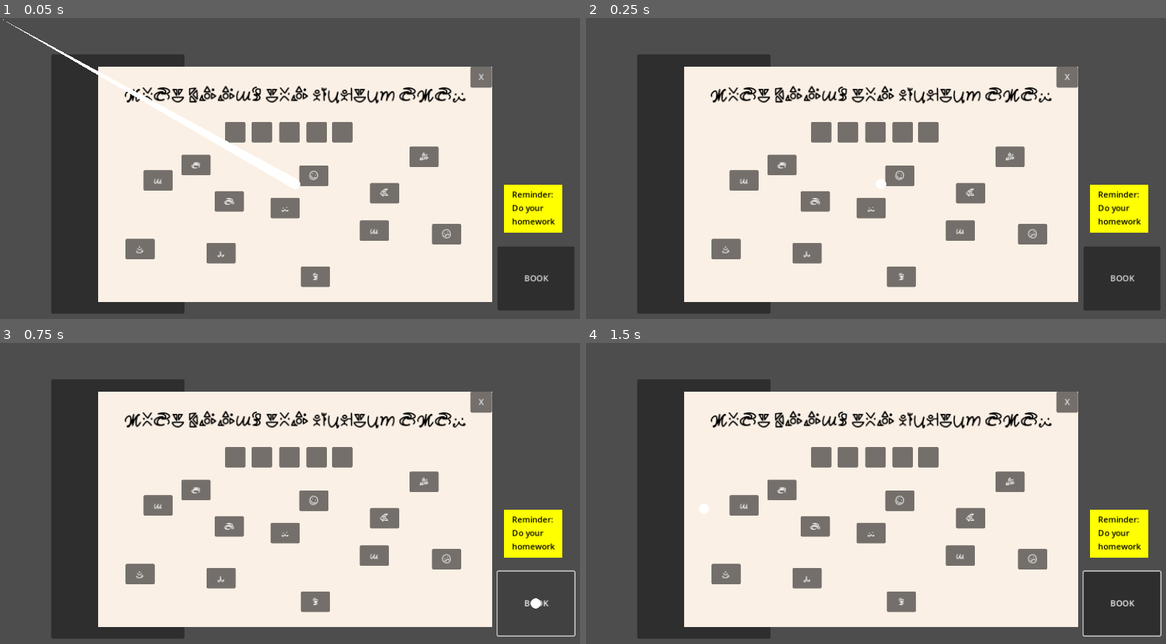
Above: before the commit, frames 1-4 (two rows, left to right).
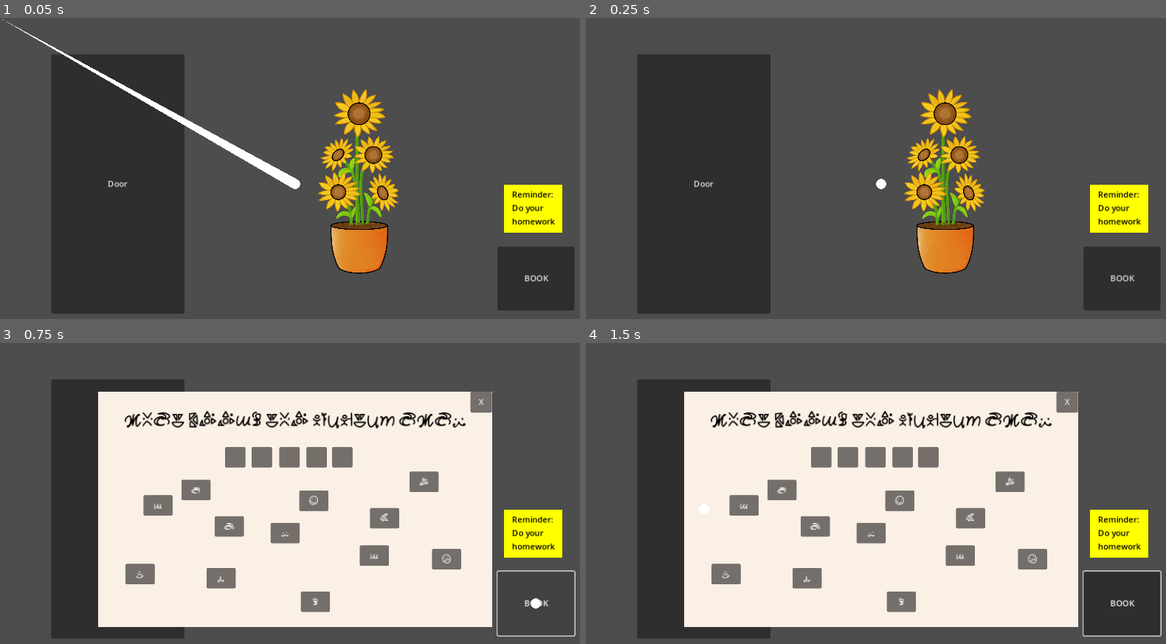
Above: after the commit, the same moments.

Repository: BoopEnthusiast/Reverie-Memory
Game: Godot game, scene res://scenes/past.tscn
Same seed, same stepped clock (60 frames per second), same inputs: the game is played once before the commit and once after it. This scene is started directly instead of the project's main scene. Sound files missing from this copy of the repository are replaced by a short silence.
Inputs:
- Up to frame 1 (0.05 s): no input
- Up to frame 2 (0.25 s): no input
- Up to frame 3 (0.75 s): click "BOOK" at 0.5 s
- Up to frame 4 (1.5 s): click "Door" at 1.25 s

The runs differ from the first frame. In frame 1, 52% of the frame differs, in the area x 16-85%, y 16-95%; in frame 2, 53%; in frame 3, nothing differs; in frame 4, nothing differs.

Commit message:
winnersssss

Diff:
--- a/scenes/book_screen.tscn
+++ b/scenes/book_screen.tscn
@@ -168,4 +168,17 @@
 offset_bottom = 117.5
 symbol = "I"
 
+[node name="Label" type="Label" parent="."]
+visible = false
+layout_mode = 0
+offset_left = 37.0
+offset_top = 128.5
+offset_right = 696.0
+offset_bottom = 425.5
+theme_override_colors/font_color = Color(0, 0, 0, 1)
+theme_override_font_sizes/font_size = 71
+text = "You win!!!
+
+More to come soon"
+
 [connection signal="pressed" from="Exit_Button" to="." method="_on_exit_button_pressed"]
--- a/scenes/past.tscn
+++ b/scenes/past.tscn
@@ -76,7 +76,7 @@
 layer = 2
 
 [node name="BookScreen" parent="Screens" instance=ExtResource("2_36bpd")]
-visible = true
+visible = false
 
 [node name="StickyNote" type="ColorRect" parent="."]
 layout_mode = 1
--- a/scripts/book_screen.gd
+++ b/scripts/book_screen.gd
@@ -3,8 +3,9 @@
 
 @onready var sockets = [$Socket1, $Socket2, $Socket3, $Socket4, $Socket5]
 @onready var drag_symbols: Array[DraggableSymbol] = [$DragSymbol1, $DragSymbol2, $DragSymbol3, $DragSymbol4, $DragSymbol5, $DragSymbol6, $DragSymbol7, $DragSymbol8, $DragSymbol9, $DragSymbol10, $DragSymbol11, $DragSymbol12]
+@onready var label = $Label
 var current_symbols: Array[String] = ["", "", "", "", ""]
-
+var needed_symbols: Array[String] = ["A", "P", "P", "L", "E"]
 
 
 var current_drag_symbol: DraggableSymbol
@@ -28,7 +29,9 @@
 			var rect = Rect2(Vector2.ZERO, socket.size)
 			if rect.has_point(pos):
 				current_drag_symbol.global_position = socket.global_position
-
+				current_symbols[sockets.find(socket)] = current_drag_symbol.symbol
+				if current_symbols == needed_symbols:
+					label.visible = true
 				break
 		current_selected_drag_symbol = null
 
